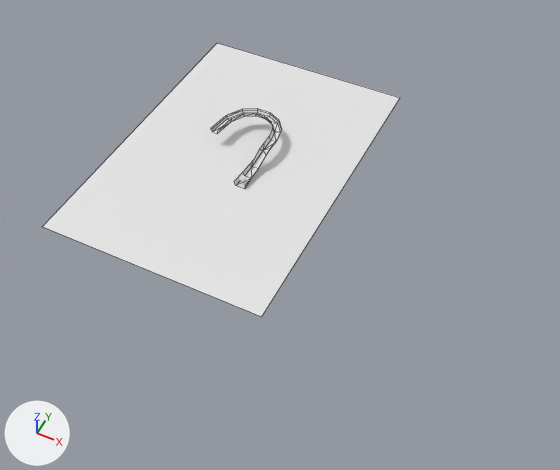
Renders of the Blender file wire_forms_clean.blend from each side of a commit.
The view is the same before and after, from a 50 mm lens placed at (14.6, -20.3, 21.7), pointed at (5.4, -1.9, -1.3). The lights are fixed; the arrows at lower left show +X, +Y and +Z. Mesh edges are drawn as thin lines on the coarser meshes.

Names of what the first picture shows: 'P__ramp physics alt+c, convert, decimate, apply', 'Plane'.
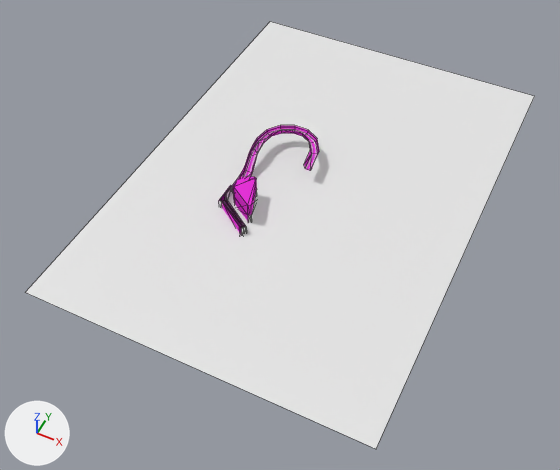
Commit message: Swap stuff around for left flipper.

What differs and where, as boxes [x1, y1, x2, y2] in the pictures (560 x 470 px):
'Plane', moved, rescaled (43% wider, 56% taller)
    before: [43, 43, 400, 317]
    after: [25, 21, 535, 449]
'P__ramp physics alt+c, convert, decimate, apply', recoloured, mesh mirrored, moved
    before: [211, 108, 282, 188]
    after: [232, 125, 319, 189]
'P_left_inlane', added (pink)
    after: [219, 176, 257, 234]
'visual inlane', added
    after: [219, 187, 257, 235]

The edits, one by one:
Material 'invisble' (mat_invisble) changes colour from white #e7e7e7 to pink #e733d8; in linear values from (0.8, 0.8, 0.8) to (0.8, 0.0328, 0.689).
me_mesh has 63 vertices, 67 faces and spans x -1.83..-0.22, y -1.86..0.4, z 0.0..0.46.
me_mesh is used by ob_p__ramp_physics_alt_c__convert__decimate__apply; location (4.14, 1.76, 0.0); scale (1.71, 1.71, 1.71).
me_mesh part 1: the whole mesh is mirrored in x about its middle, then moved by (0.48, 0.0, 0.0).
Mesh me_cube_002 is new.
It has 50 vertices, 92 faces and spans x 17.0..176.0, y -163.0..51.0, z -21.0..39.0.
It uses material mat_material (white #e7e7e7).
Mesh me_cube_001 is new.
It has 50 vertices, 92 faces and spans x 17.0..176.0, y -163.0..51.0, z -21.0..94.0.
It uses material mat_invisble (pink #e733d8).
Object 'Plane' (ob_plane) moves from (2.34, 0.08, 0.0) to (5.72, 0.08, 0.0).
Object 'Plane' (ob_plane) is rescaled from (2.63, 3.76, 2.03) to (3.72, 5.32, 2.88).
Object 'P__ramp physics alt+c, convert, decimate, apply' (ob_p__ramp_physics_alt_c__convert__decimate__apply) moves from (4.14, 1.76, 0.0) to (5.31, 1.46, 0.0).
Object 'visual inlane' (ob_visual_inlane) is new; it shows me_cube_002.
Its location is (2.98, -1.99, 0.0).
Its scale is (0.01, 0.01, 0.01).
Object 'P_left_inlane' (ob_p_left_inlane) is new; it shows me_cube_001.
Its location is (2.97, -1.99, 0.0).
Its scale is (0.01, 0.01, 0.01).
